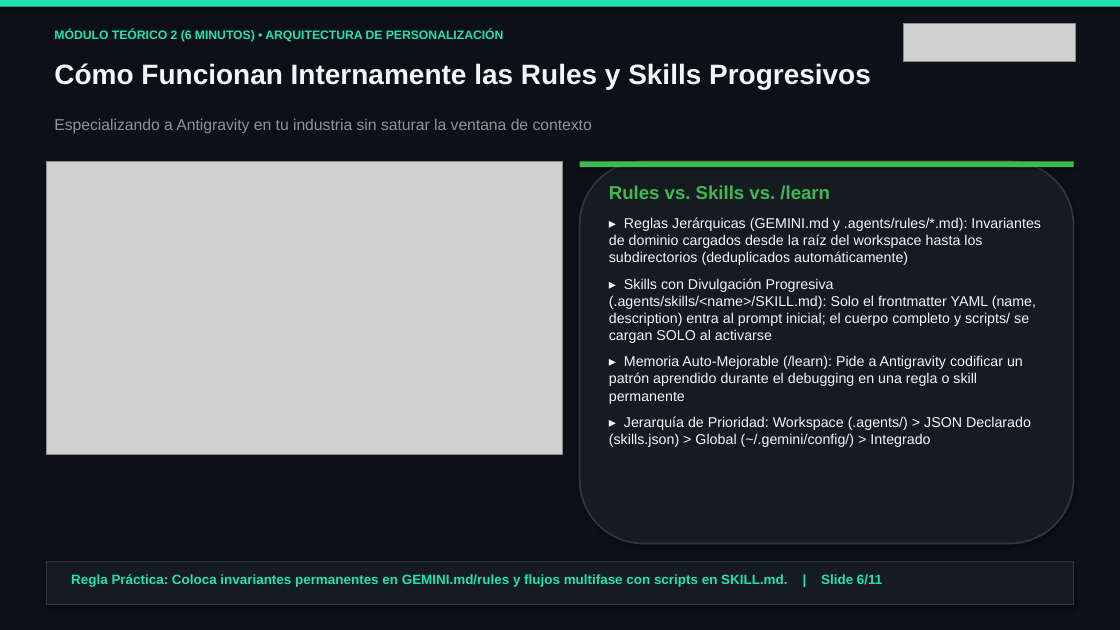
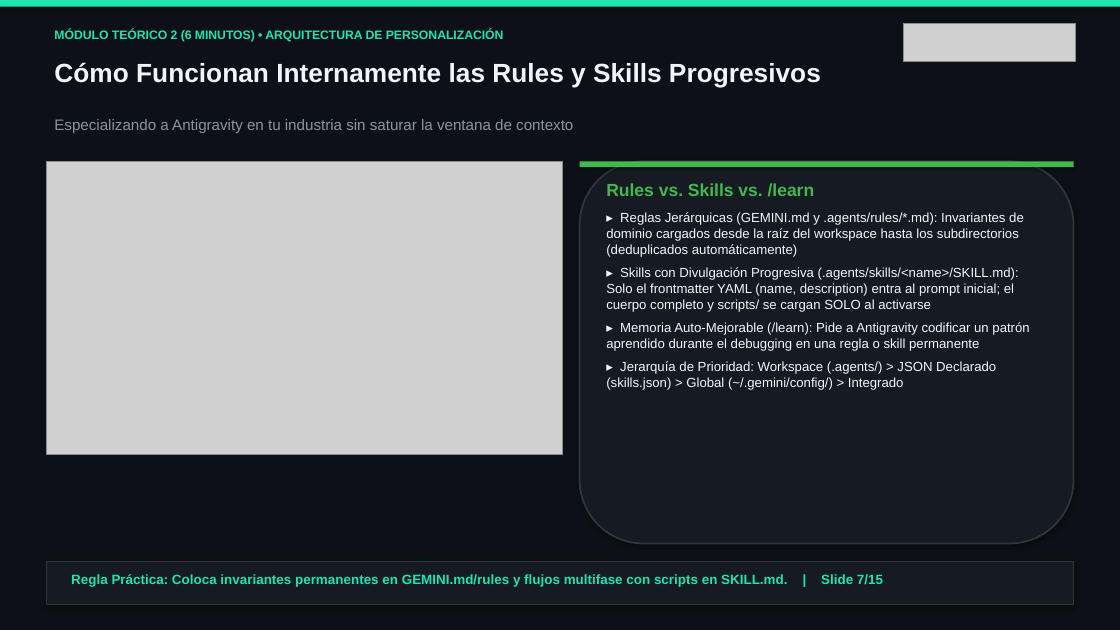
Before and after one commit to tryolabs/antigravity-workshop-retail, a slide deck: slide 7 of slides/antigravity_retail_workshop_es.pptx (slide 6 before the commit). Drawn at 1120x630 pixels with LibreOffice and Linux fonts; fonts in the diff are those of the drawing; grey boxes stand for pictures. Boxes give left, top, right and bottom in pixels: in the first picture for what was removed or moved away, otherwise in the second. Text is boxed around its words. In the diff, an @@ line names an element or a change of style, - is before the commit and + after.

```diff
--- a/slides/antigravity_retail_workshop_es.pptx
+++ b/slides/antigravity_retail_workshop_es.pptx
@@ text "Cómo Funcionan Internamente las Rules ..." at [54,62,821,88]: size 24 to 22.5 pt @@
@@ text "Especializando a Antigravity en tu ..." at [54,119,573,133]: size 13.5 to 13 pt @@
@@ text "Rules vs. Skills vs. /learn" at [606,183,1029,390]: size 16 to 15 pt in "Rules vs. Skills vs. /learn"; size 12.2 to 11.3 pt; less space between paragraphs @@
@@ text at [71,574,883,587]: text changed @@
-Regla Práctica: Coloca invariantes permanentes en GEMINI.md/rules y flujos multifase con scripts en SKILL.md. | Slide 6/11
+Regla Práctica: Coloca invariantes permanentes en GEMINI.md/rules y flujos multifase con scripts en SKILL.md. | Slide 7/15
```
Also in this commit, not shown: 10 other slides changed, 4 slides added, 35 other files.
